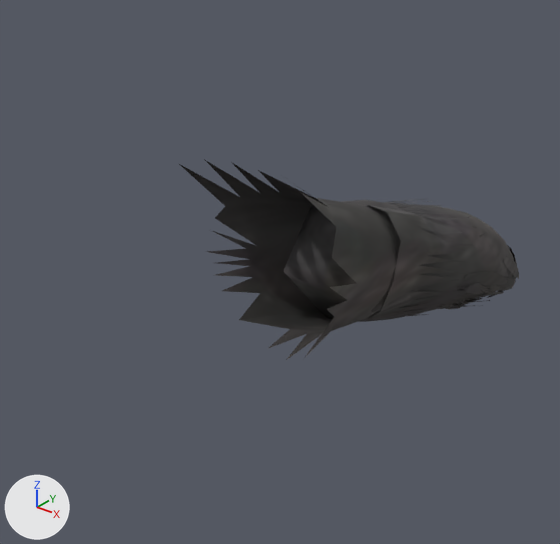
The glTF model src/main/resources/assets/skyblocks/models/complex/oiia_cat_tail.glb: old version first, new version second.
Before and after are seen from a camera (50 mm lens) standing at (13.2, 6.0, 32.6) and looking at (-4.2, 27.6, 19.1). Lighting does not change. The marker at lower left points along +X, +Y and +Z. The picture after the commit comes second. Vertices at exactly the same position are counted once.

Names of what the first picture shows: 'OiiaCat_tail'.
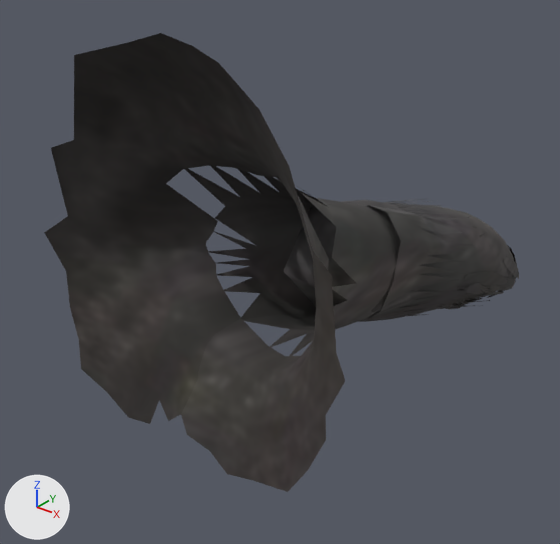
Boxes (x1, y1, x2, y2) around the edits, measured in the pictures (560 x 544 px):
'OiiaCat_tail', reshaped (39% wider, 128% taller): before (178, 159, 519, 360); after (44, 33, 519, 492)
part 1 of me_oiiacat_tail, added: after (44, 33, 345, 492)

The change in detail:
me_oiiacat_tail is used by ob_oiiacat_tail; location (0.0, 0.0, 0.0).
me_oiiacat_tail had 2428 vertices, 3094 faces and spanned x -2.7..2.3, y 20.9..44.6, z 12.9..25.9.
me_oiiacat_tail now has 2644 vertices, 3469 faces and spans x -6.4..4.8, y 18.7..44.6, z 12.9..29.6.
me_oiiacat_tail part 1: a new loose piece of 216 vertices spanning x -6.4..4.8, y 18.7..22.5, z 17.4..29.6, in mat_muchkin2 (picture img_muchkin2_basecolor).
